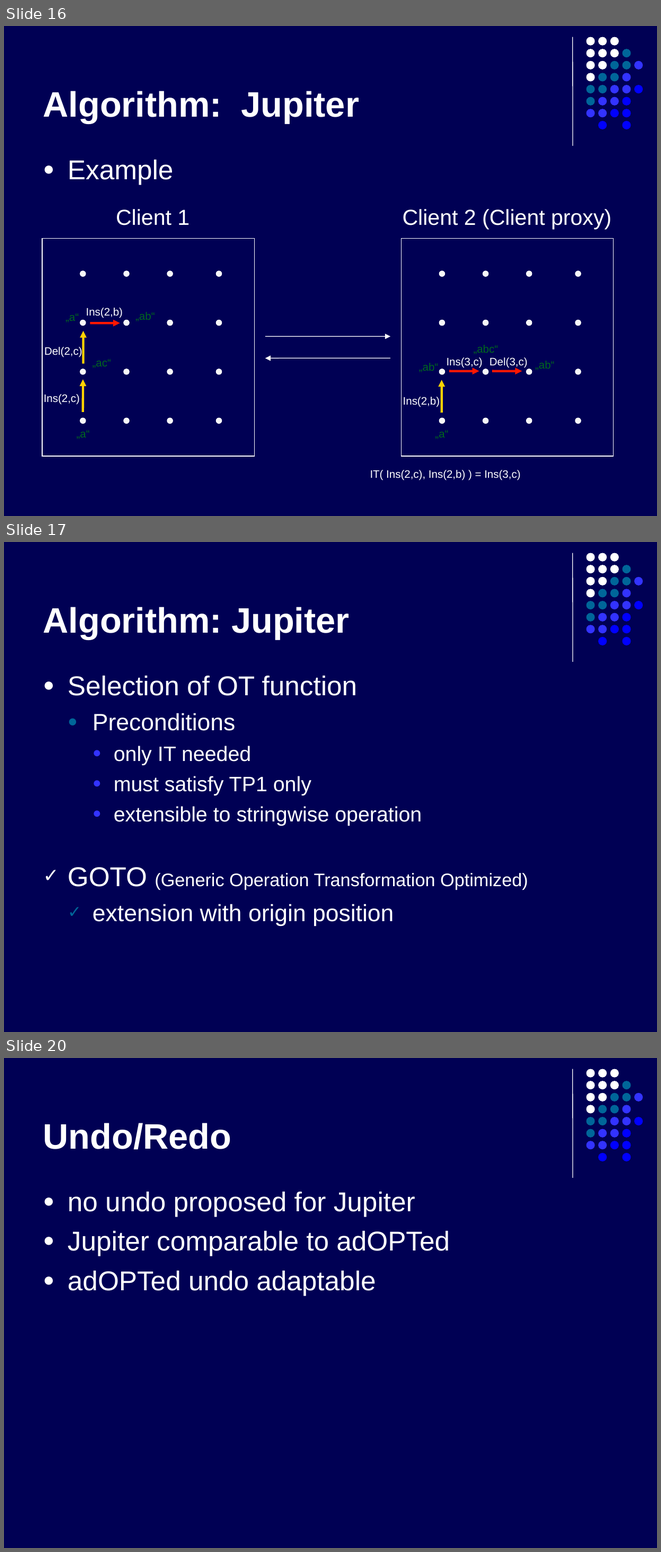
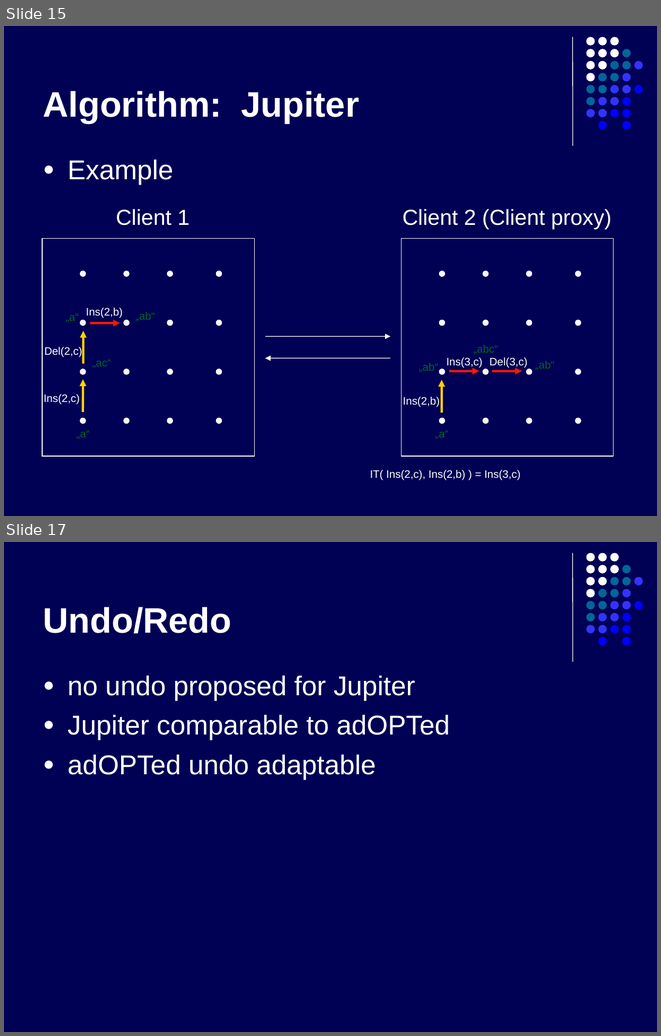
Before and after one commit to kyanha/ace, a slide deck: ace/trunk/doc/presentation/presentation.ppt. Shown one above the other, each under a label of ours: slides 16, 17 and 20 before the commit, slides 15 and 17 after it; the slides between them are not shown. The pictures are 661x1552 and 661x1036 pixels, drawn with LibreOffice and Linux fonts; fonts in the diff are those of the drawing. Boxes give left, top, right and bottom in pixels: in the first picture for what was removed or moved away, otherwise in the second. Text is boxed around its words. In the diff, an @@ line names an element or a change of style, - is before the commit and + after.

```diff
--- a/ace/trunk/doc/presentation/presentation.ppt
+++ b/ace/trunk/doc/presentation/presentation.ppt
@@ slide 17 removed at [4, 542, 657, 1032], background #000054; not listed: 32 template elements that a slide beside it also shows @@
@@ title removed at [43, 607, 349, 639] @@
-Algorithm: Jupiter
@@ text removed at [68, 675, 422, 826] @@
-● Selection of OT function
-  ● Preconditions
-    ● only IT needed
-    ● must satisfy TP1 only
-    ● extensible to stringwise operation
@@ text removed at [68, 867, 528, 926] @@
-✓ GOTO (Generic Operation Transformation Optimized)
-  ✓ extension with origin position
@@ what was slide 16 is now slide 15 @@
@@ what was slide 20 is now slide 17 @@
```
Also in this commit, not shown: 5 slides changed, 1 slide added, 3 other slides removed.
